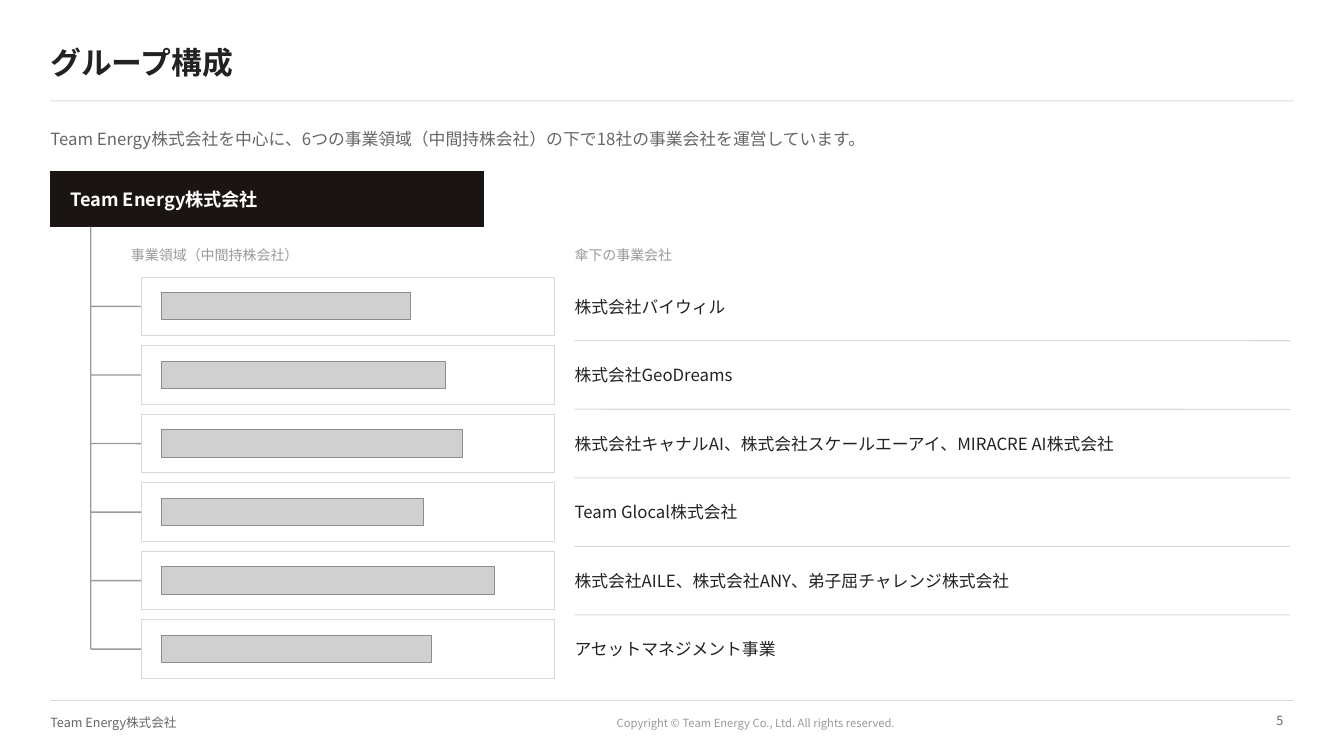
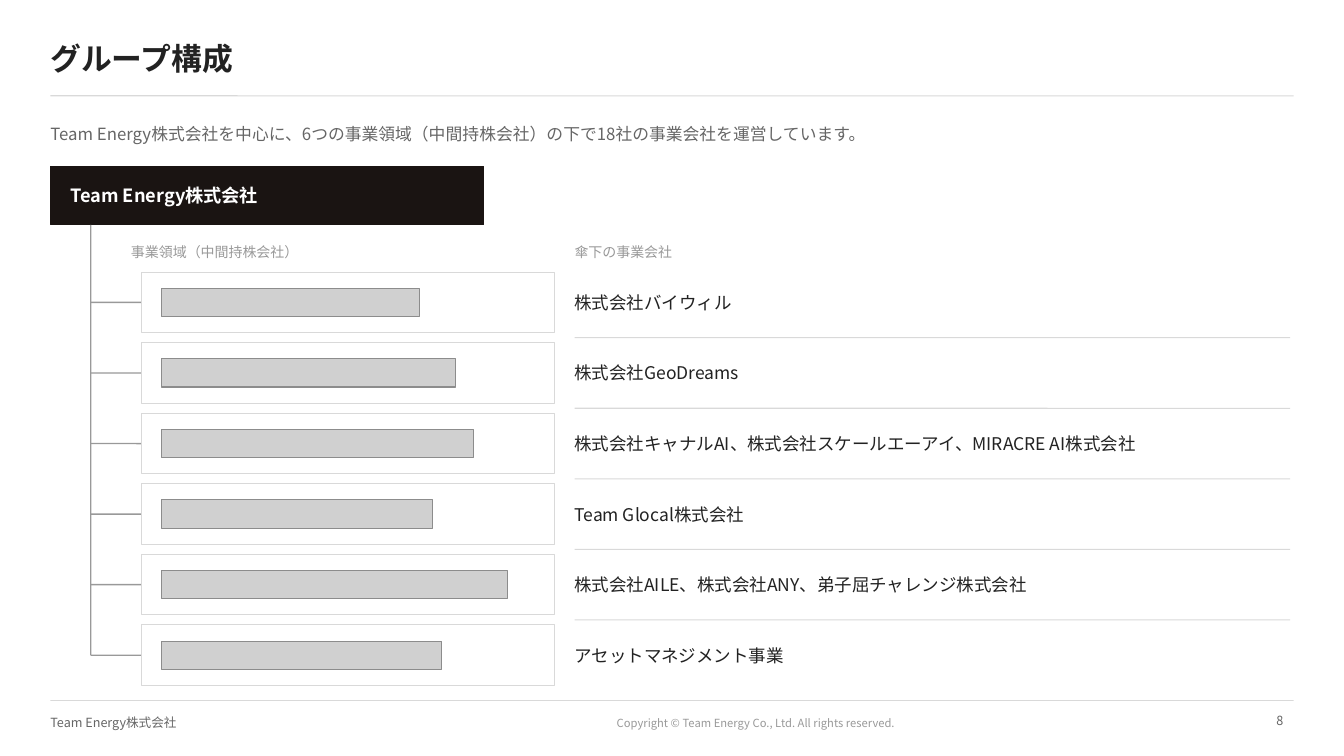
Before and after one commit to ttomoi-afk/desktop-tutorial, a slide deck: slide 8 of teamenergy/docs/TeamEnergy_会社紹介資料.pptx (slide 5 before the commit). Drawn at 1344x756 pixels with LibreOffice and Linux fonts; fonts in the diff are those of the drawing; grey boxes stand for pictures; background and template pictures are left out. Boxes give left, top, right and bottom in pixels: in the first picture for what was removed or moved away, otherwise in the second. Text is boxed around its words. In the diff, an @@ line names an element or a change of style, - is before the commit and + after.

```diff
--- a/teamenergy/docs/TeamEnergy_会社紹介資料.pptx
+++ b/teamenergy/docs/TeamEnergy_会社紹介資料.pptx
@@ title "グループ構成": place and size @@
-title "グループ構成" at bbox=[50, 47, 233, 77]
+title "グループ構成" at bbox=[50, 43, 233, 73]
@@ 3 lines, 2 texts, 2 rectangles: place and size @@
-3 lines, 2 texts, 2 rectangles at bbox=[50, 101, 1294, 341]
+3 lines, 2 texts, 2 rectangles at bbox=[50, 96, 1294, 338]
@@ line moved from (91, 227) - (91, 649) to (91, 225) - (91, 655) @@
@@ picture: place and size @@
-picture at bbox=[161, 292, 410, 320]
+picture at bbox=[161, 288, 419, 317]
@@ picture: place and size @@
-picture at bbox=[161, 361, 446, 388]
+picture at bbox=[161, 359, 456, 387]
@@ picture: place and size @@
-picture at bbox=[161, 430, 463, 457]
+picture at bbox=[161, 430, 474, 458]
@@ picture: place and size @@
-picture at bbox=[161, 499, 423, 526]
+picture at bbox=[161, 500, 434, 528]
@@ picture: place and size @@
-picture at bbox=[161, 567, 495, 594]
+picture at bbox=[161, 571, 507, 599]
@@ 4 lines, 2 rectangles: place and size @@
-4 lines, 2 rectangles at bbox=[91, 546, 1291, 679]
+4 lines, 2 rectangles at bbox=[91, 549, 1291, 686]
@@ size 12 to 12.5 pt in 6 elements at bbox=[575, 435, 1136, 452], bbox=[575, 364, 739, 381], bbox=[575, 506, 744, 523], bbox=[575, 294, 732, 311], bbox=[575, 576, 1027, 593], bbox=[575, 647, 784, 664] @@
@@ picture: place and size @@
-picture at bbox=[161, 635, 432, 662]
+picture at bbox=[161, 641, 442, 669]
```
Also in this commit, not shown: 11 other slides changed, 3 other files.
